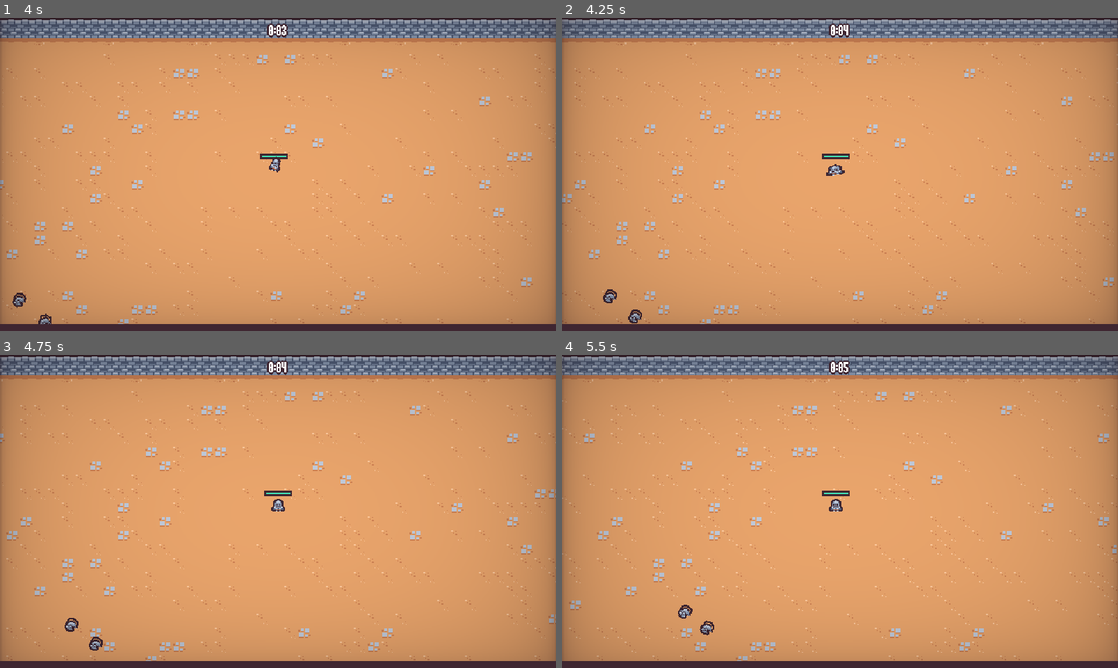
Above: before the commit, frames 1-4 (two rows, left to right).
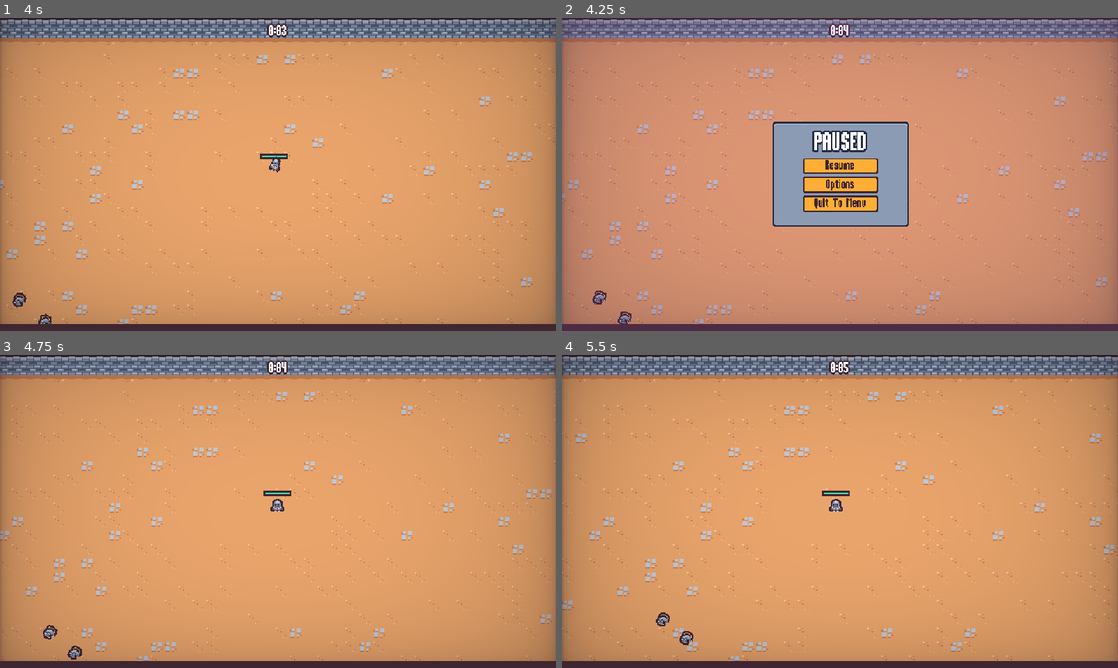
Above: after the commit, the same moments.

Repository: nadeemkhedr/survivor-game-godot
Game: Godot game, scene res://scenes/main/main.tscn
The game is run twice, just before and just after one commit, with the same random seed, the same clock (stepped at 60 frames per second) and the same inputs. This scene is started directly instead of the project's main scene.
Inputs (mouse positions are in pixels of both pictures, inside the frame that each line leads up to):
- Up to frame 1 (4 s): move the mouse to (400, 158) at 0.52 s; press the mouse at (400, 158) at 0.53 s; hold D (move_right) 0.53-1.28 s; move the mouse to (166, 190) at 1.27 s; release the mouse at (166, 190) at 1.28 s; hold S (move_down) 1.28-2.03 s; click (166, 190) at 1.35 s; move the mouse to (333, 105) at 2.02 s; press the mouse at (333, 105) at 2.03 s; hold D (move_right) 2.03-2.78 s; move the mouse to (250, 237) at 2.77 s; release the mouse at (250, 237) at 2.78 s; hold W (move_up) 2.78-3.53 s; click (250, 237) at 2.85 s; move the mouse to (444, 221) at 3.52 s; press the mouse at (444, 221) at 3.53 s; hold A (move_left) from 3.53 s (still down)
- Up to frame 2 (4.25 s): keep holding A (move_left); tap Escape (pause, bound only after the commit) at 4.15 s
- Up to frame 3 (4.75 s): release A (move_left) at 4.25 s; release the mouse at (444, 558) at 4.25 s; click (278, 502) at 4.25 s, where only the run after the commit has a clickable "Resume"
- Up to frame 4 (5.5 s): move the mouse to (673, 464) at 5.02 s; hold A (move_left) from 5.03 s (still down); click (673, 464) at 5.1 s

Frame 1 is identical in both runs. In frame 2, 15% of the frame differs, in the area x 0-100%, y 0-98%; in frame 3, 7.7%; in frame 4, 8.0%.

Commit message:
✨ feat: add pause menu

Diff:
--- a/project.godot
+++ b/project.godot
@@ -67,6 +67,12 @@
 "events": [Object(InputEventMouseButton,"resource_local_to_scene":false,"resource_name":"","device":-1,"window_id":0,"a …(253 unchanged characters)…
 ]
 }
+pause={
+"deadzone": 0.5,
+"events": [Object(InputEventKey,"resource_local_to_scene":false,"resource_name":"","device":-1,"window_id":0,"alt_pressed":false,"shift_pressed":false,"ctrl_pressed":false,"meta_pressed":false,"pressed":false,"keycode":0,"physical_keycode":4194305,"key_label":0,"unicode":0,"echo":false,"script":null)
+, Object(InputEventKey,"resource_local_to_scene":false,"resource_name":"","device":-1,"window_id":0,"alt_pressed":false,"shift_pressed":false,"ctrl_pressed":false,"meta_pressed":false,"pressed":false,"keycode":0,"physical_keycode":80,"key_label":0,"unicode":112,"echo":false,"script":null)
+]
+}
 
 [layer_names]
 
--- a/scenes/main/main.gd
+++ b/scenes/main/main.gd
@@ -1,11 +1,18 @@
 extends Node
 
 @export var end_screen_scene: PackedScene
+
+var pause_menu_scene = preload("res://scenes/ui/pause_menu.tscn")
 
 func _ready():
 	$%Player.health_component.died.connect(on_player_died)
 
 
+func _unhandled_input(event):
+	if event.is_action_pressed("pause"):
+		add_child(pause_menu_scene.instantiate())
+		get_tree().root.set_input_as_handled()
+
 func on_player_died():
 	var end_screen_instance = end_screen_scene.instantiate()
 	add_child(end_screen_instance)
--- a/scenes/ui/options_menu.tscn
+++ b/scenes/ui/options_menu.tscn
@@ -6,6 +6,7 @@
 [ext_resource type="PackedScene" uid="uid://fw6btdl7iud" path="res://scenes/ui/sound_button.tscn" id="3_544b3"]
 
 [node name="OptionsMenu" type="CanvasLayer"]
+layer = 2
 script = ExtResource("1_wajjp")
 
 [node name="TileMap" type="TileMap" parent="."]
@@ -102,4 +103,4 @@
 text = "Back"
 
 [node name="Vignette" parent="." instance=ExtResource("2_kqgjs")]
-layer = 2
+layer = 3
--- /dev/null
+++ b/scenes/ui/pause_menu.gd
@@ -0,0 +1,61 @@
+extends CanvasLayer
+
+@onready var panel_container = %PanelContainer
+
+var options_scene = preload("res://scenes/ui/options_menu.tscn")
+var is_closing = false
+
+
+func _ready():
+	get_tree().paused = true
+	panel_container.pivot_offset = panel_container.size / 2
+
+	$%ResumeButton.pressed.connect(on_resume_pressed)
+	$%OptionsButton.pressed.connect(on_options_pressed)
+	$%QuitButton.pressed.connect(on_quit_pressed)
+
+	$AnimationPlayer.play("default")
+	var tween = create_tween()
+	tween.tween_property(panel_container, "scale", Vector2.ZERO, 0)
+	tween.tween_property(panel_container, "scale", Vector2.ONE, 0.3)\
+	.set_ease(Tween.EASE_OUT).set_trans(Tween.TRANS_BACK)
+
+
+func _unhandled_input(event):
+	if event.is_action_pressed("pause"):
+		close()
+		get_tree().root.set_input_as_handled()
+
+
+func close():
+	if is_closing:
+		return
+	is_closing = true
+	$AnimationPlayer.play_backwards("default")
+
+	var tween = create_tween()
+	tween.tween_property(panel_container, "scale", Vector2.ONE, 0)
+	tween.tween_property(panel_container, "scale", Vector2.ZERO, 0.3)\
+	.set_ease(Tween.EASE_IN).set_trans(Tween.TRANS_BACK)
+	await tween.finished
+	get_tree().paused = false
+	queue_free()
+
+
+func on_resume_pressed():
+	close()
+
+
+func on_options_pressed():
+	var options_instance = options_scene.instantiate()
+	add_child(options_instance)
+	options_instance.back_pressed.connect(on_options_closed.bind(options_instance))
+
+
+func on_quit_pressed():
+	get_tree().paused = false
+	get_tree().change_scene_to_file("res://scenes/ui/main_menu.tscn")
+
+
+func on_options_closed(options_instance: Node):
+	options_instance.queue_free()
--- /dev/null
+++ b/scenes/ui/pause_menu.tscn
@@ -0,0 +1,112 @@
+[gd_scene load_steps=6 format=3 uid="uid://cyp4ga2irdcny"]
+
+[ext_resource type="Script" path="res://scenes/ui/pause_menu.gd" id="1_ub31q"]
+[ext_resource type="PackedScene" uid="uid://fw6btdl7iud" path="res://scenes/ui/sound_button.tscn" id="3_fcgac"]
+
+[sub_resource type="Animation" id="Animation_5mdty"]
+length = 0.001
+tracks/0/type = "value"
+tracks/0/imported = false
+tracks/0/enabled = true
+tracks/0/path = NodePath("ColorRect:modulate")
+tracks/0/interp = 1
+tracks/0/loop_wrap = true
+tracks/0/keys = {
+"times": PackedFloat32Array(0),
+"transitions": PackedFloat32Array(1),
+"update": 0,
+"values": [Color(1, 1, 1, 1)]
+}
+
+[sub_resource type="Animation" id="Animation_autbu"]
+resource_name = "default"
+length = 0.15
+step = 0.05
+tracks/0/type = "value"
+tracks/0/imported = false
+tracks/0/enabled = true
+tracks/0/path = NodePath("ColorRect:modulate")
+tracks/0/interp = 1
+tracks/0/loop_wrap = true
+tracks/0/keys = {
+"times": PackedFloat32Array(0, 0.15),
+"transitions": PackedFloat32Array(1, 1),
+"update": 0,
+"values": [Color(1, 1, 1, 0), Color(1, 1, 1, 1)]
+}
+
+[sub_resource type="AnimationLibrary" id="AnimationLibrary_stmi7"]
+_data = {
+"RESET": SubResource("Animation_5mdty"),
+"default": SubResource("Animation_autbu")
+}
+
+[node name="PauseMenu" type="CanvasLayer"]
+process_mode = 3
+script = ExtResource("1_ub31q")
+
+[node name="ColorRect" type="ColorRect" parent="."]
+anchors_preset = 15
+anchor_right = 1.0
+anchor_bottom = 1.0
+grow_horizontal = 2
+grow_vertical = 2
+color = Color(0.607843, 0.298039, 0.639216, 0.352941)
+
+[node name="MarginContainer" type="MarginContainer" parent="."]
+anchors_preset = 15
+anchor_right = 1.0
+anchor_bottom = 1.0
+grow_horizontal = 2
+grow_vertical = 2
+
+[node name="PanelContainer" type="PanelContainer" parent="MarginContainer"]
+unique_name_in_owner = true
+custom_minimum_size = Vector2(180, 140)
+layout_mode = 2
+size_flags_horizontal = 4
+size_flags_vertical = 4
+
+[node name="MarginContainer" type="MarginContainer" parent="MarginContainer/PanelContainer"]
+layout_mode = 2
+theme_override_constants/margin_left = 8
+theme_override_constants/margin_right = 8
+theme_override_constants/margin_bottom = 8
+
+[node name="VBoxContainer" type="VBoxContainer" parent="MarginContainer/PanelContainer/MarginContainer"]
+custom_minimum_size = Vector2(150, 2.08165e-12)
+layout_mode = 2
+size_flags_horizontal = 4
+size_flags_vertical = 4
+
+[node name="Label" type="Label" parent="MarginContainer/PanelContainer/MarginContainer/VBoxContainer"]
+layout_mode = 2
+theme_type_variation = &"BlueOutlineLabel"
+theme_override_font_sizes/font_size = 32
+text = "PAUSED"
+horizontal_alignment = 1
+
+[node name="VBoxContainer" type="VBoxContainer" parent="MarginContainer/PanelContainer/MarginContainer/VBoxContainer"]
+custom_minimum_size = Vector2(100, 2.08165e-12)
+layout_mode = 2
+size_flags_horizontal = 4
+
+[node name="ResumeButton" parent="MarginContainer/PanelContainer/MarginContainer/VBoxContainer/VBoxContainer" instance=ExtResource("3_fcgac")]
+unique_name_in_owner = true
+layout_mode = 2
+text = "Resume"
+
+[node name="OptionsButton" parent="MarginContainer/PanelContainer/MarginContainer/VBoxContainer/VBoxContainer" instance=ExtResource("3_fcgac")]
+unique_name_in_owner = true
+layout_mode = 2
+text = "Options"
+
+[node name="QuitButton" parent="MarginContainer/PanelContainer/MarginContainer/VBoxContainer/VBoxContainer" instance=ExtResource("3_fcgac")]
+unique_name_in_owner = true
+layout_mode = 2
+text = "Quit To Menu"
+
+[node name="AnimationPlayer" type="AnimationPlayer" parent="."]
+libraries = {
+"": SubResource("AnimationLibrary_stmi7")
+}
--- a/scenes/ui/upgrade_screen.tscn
+++ b/scenes/ui/upgrade_screen.tscn
@@ -2,6 +2,21 @@
 
 [ext_resource type="PackedScene" uid="uid://dwuq1prie18d7" path="res://scenes/ui/ability_upgrade_card.tscn" id="1_itxrw"]
 [ext_resource type="Script" path="res://scenes/ui/upgrade_screen.gd" id="1_j3cdu"]
+
+[sub_resource type="Animation" id="Animation_mcwwy"]
+length = 0.001
+tracks/0/type = "value"
+tracks/0/imported = false
+tracks/0/enabled = true
+tracks/0/path = NodePath("ColorRect:modulate")
+tracks/0/interp = 1
+tracks/0/loop_wrap = true
+tracks/0/keys = {
+"times": PackedFloat32Array(0),
+"transitions": PackedFloat32Array(1),
+"update": 0,
+"values": [Color(1, 1, 1, 1)]
+}
 
 [sub_resource type="Animation" id="Animation_rfyl4"]
 resource_name = "in"
@@ -18,21 +33,6 @@
 "transitions": PackedFloat32Array(1, 1),
 "update": 0,
 "values": [Color(1, 1, 1, 0), Color(1, 1, 1, 1)]
-}
-
-[sub_resource type="Animation" id="Animation_mcwwy"]
-length = 0.001
-tracks/0/type = "value"
-tracks/0/imported = false
-tracks/0/enabled = true
-tracks/0/path = NodePath("ColorRect:modulate")
-tracks/0/interp = 1
-tracks/0/loop_wrap = true
-tracks/0/keys = {
-"times": PackedFloat32Array(0),
-"transitions": PackedFloat32Array(1),
-"update": 0,
-"values": [Color(1, 1, 1, 1)]
 }
 
 [sub_resource type="Animation" id="Animation_dxkgj"]
